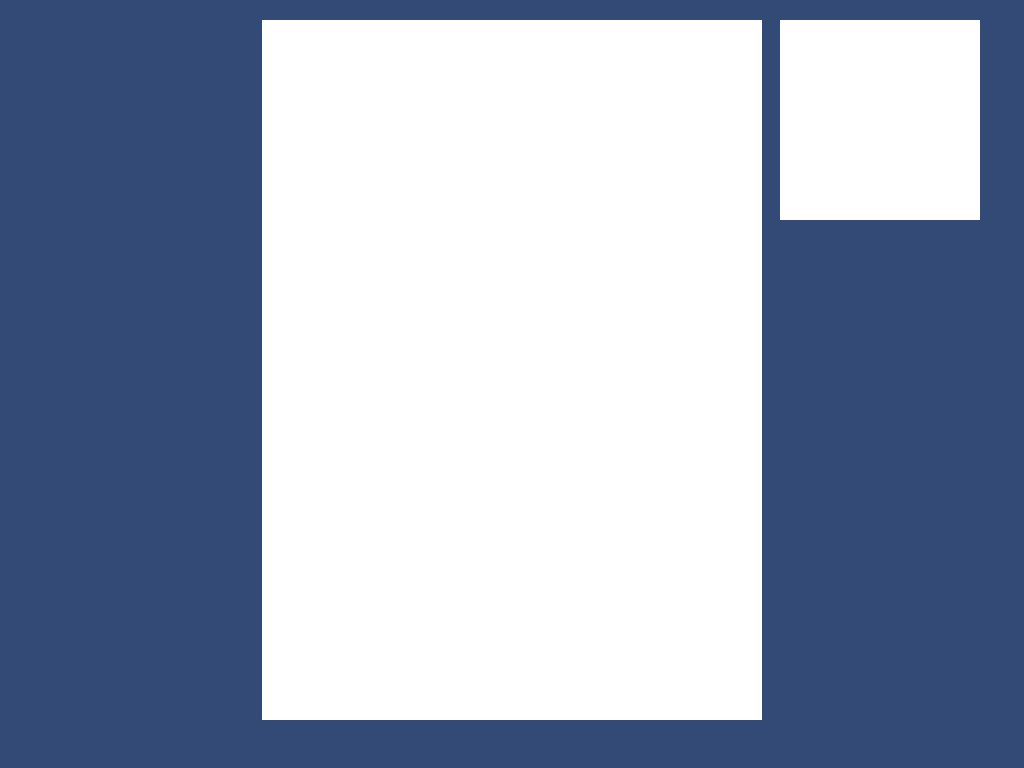
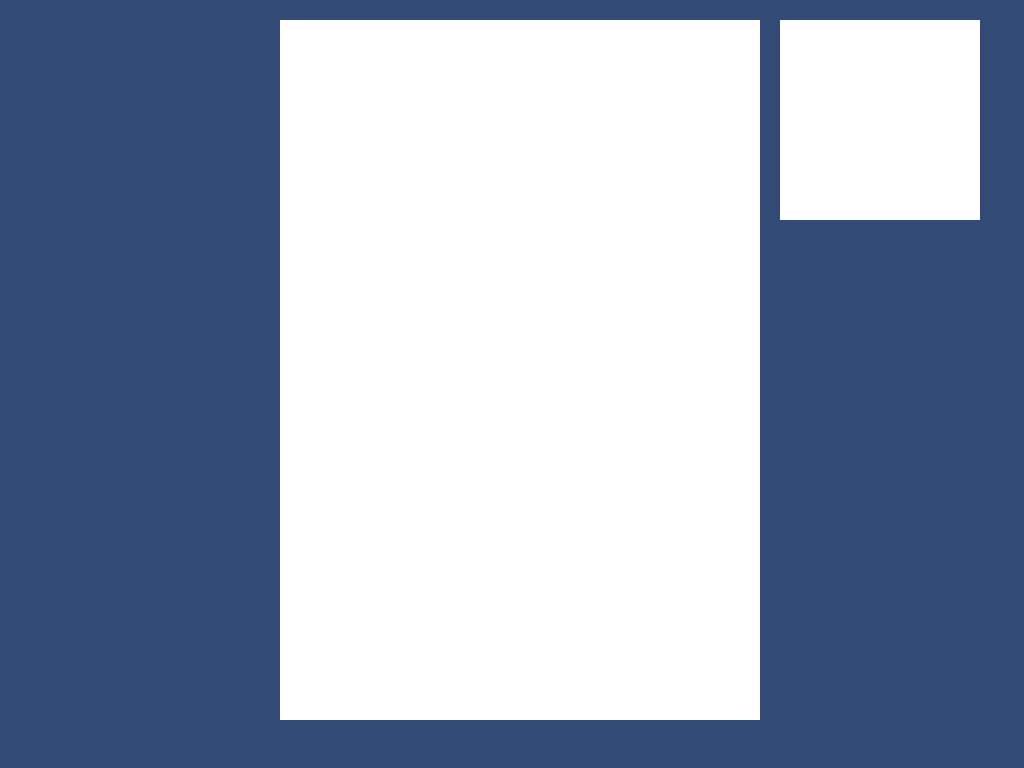
Layers edited between the first and the second 1024 x 768 image:
painted on "Oberfläche" over <box>262,20,762,720</box>
